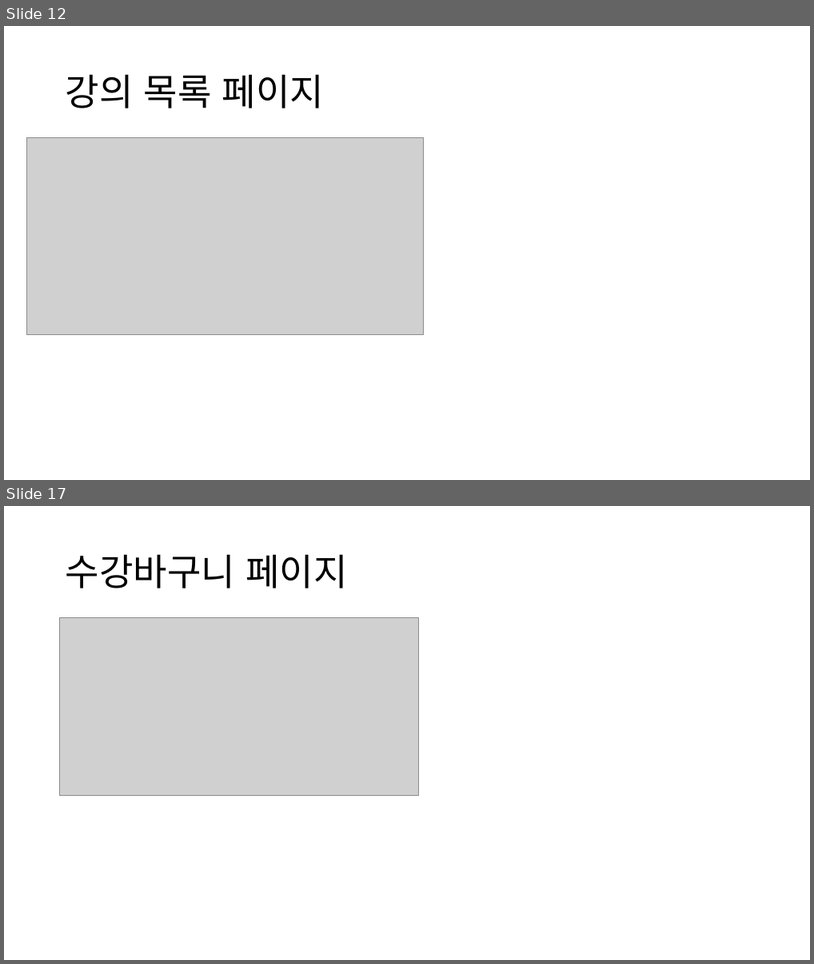
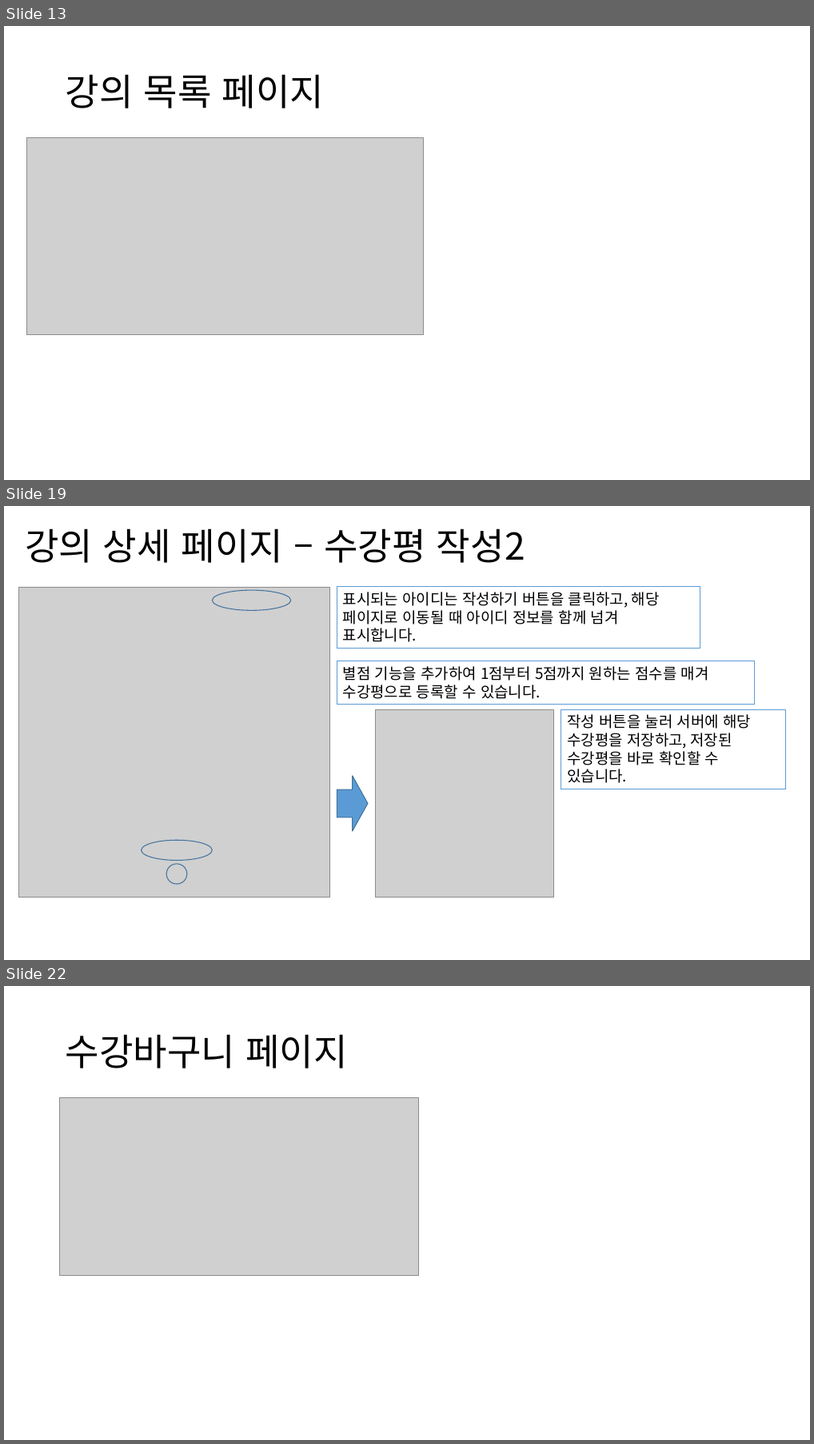
Before and after one commit to NALASAI/SelfIntroduction, a slide deck: 1조 project 포트폴리오(이력서용).pptx. Shown one above the other, each under a label of ours: slides 12 and 17 before the commit, slides 13, 19 and 22 after it; the slides between them are not shown. The pictures are 814x964 and 814x1444 pixels, drawn with LibreOffice and Linux fonts; fonts in the diff are those of the drawing; grey boxes stand for pictures. Boxes give left, top, right and bottom in pixels: in the first picture for what was removed or moved away, otherwise in the second. Text is boxed around its words. In the diff, an @@ line names an element or a change of style, - is before the commit and + after.

```diff
--- a/1조 project 포트폴리오(이력서용).pptx
+++ b/1조 project 포트폴리오(이력서용).pptx
@@ slide 19 added at (4,506,810,960), background #FFFFFF @@
@@ title added at (25,528,526,563), 44 pt, text #000000 @@
+강의 상세 페이지 – 수강평 작성2
@@ picture added at (18,587,330,896) @@
@@ ellipse added at (212,590,290,610), outline #43739E 1 pt @@
@@ rectangle added at (338,587,701,648), outline #5B9BD5 0.75 pt, 18 pt, text #000000 @@
+표시되는 아이디는 작성하기 버튼을 클릭하고, 해당
+페이지로 이동될 때 아이디 정보를 함께 넘겨
+표시합니다.
@@ rectangle added at (338,661,755,704), outline #5B9BD5 0.75 pt, 18 pt, text #000000 @@
+별점 기능을 추가하여 1점부터 5점까지 원하는 점수를 매겨
+수강평으로 등록할 수 있습니다.
@@ picture added at (376,709,554,896) @@
@@ rectangle added at (562,709,786,788), outline #5B9BD5 0.75 pt, 18 pt, text #000000 @@
+작성 버튼을 눌러 서버에 해당
+수강평을 저장하고, 저장된
+수강평을 바로 확인할 수
+있습니다.
@@ right arrow added at (338,776,368,831), fill #5B9BD5, outline #43739E 1 pt @@
@@ ellipse added at (142,840,212,860), outline #43739E 1 pt @@
@@ ellipse added at (166,864,187,884), outline #43739E 1 pt @@
@@ what was slide 12 is now slide 13 @@
@@ what was slide 17 is now slide 22 @@
```
Also in this commit, not shown: 8 slides changed, 5 other slides added, 1 slide removed, 1 other file.
